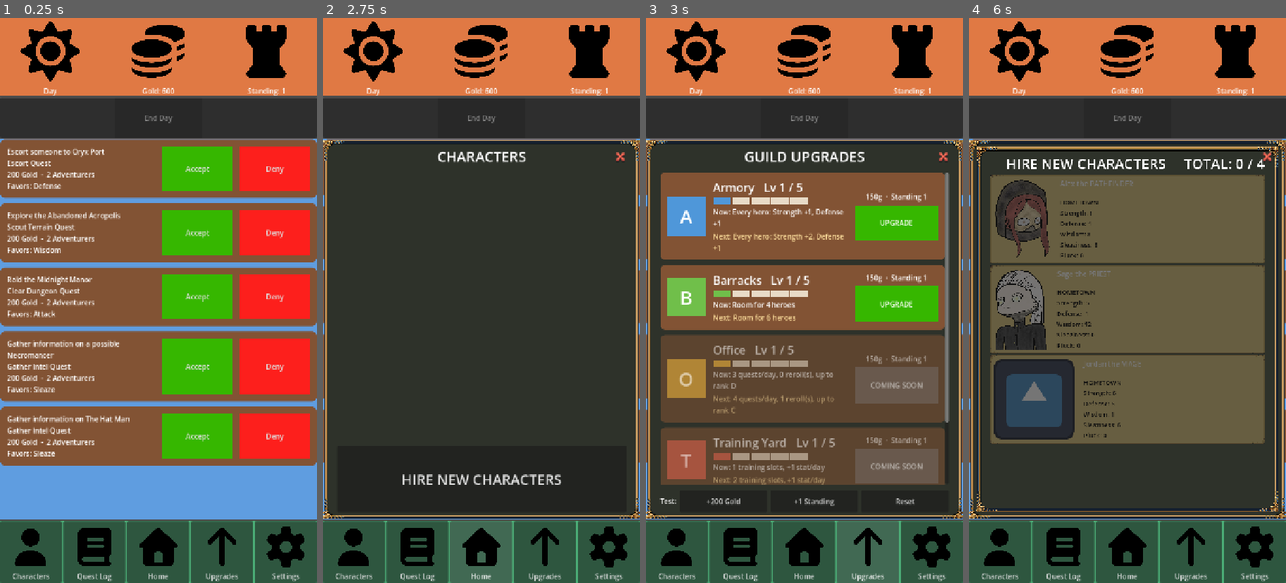
Above: before the commit, frames 1-4 (left to right).
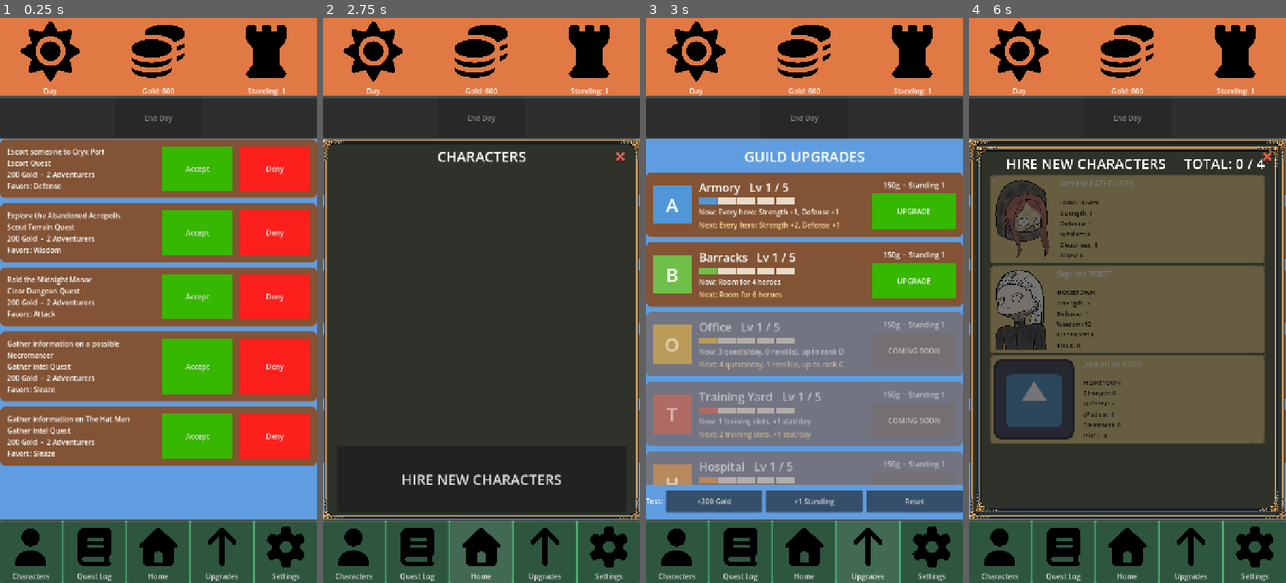
Above: after the commit, the same moments.

Repository: ActuallySanta/Fantasy-Guild-Manager
Game: Godot game, scene res://Scenes/UI/home_ui_prototype.tscn
Same seed, same stepped clock (60 frames per second), same inputs: the game is played once before the commit and once after it. The engine's default icon, where the game draws it, is replaced by a stand-in: a white triangle on a blue panel in a dark square.
Inputs:
- Up to frame 1 (0.25 s): no input
- Up to frame 2 (2.75 s): click "Characters" at 0.5 s; click "Quest Log" at 1.25 s; click "Home" at 2 s
- Up to frame 3 (3 s): click "Upgrades" at 2.75 s
- Up to frame 4 (6 s): click "Settings" at 3.5 s; click "Accept" at 4.25 s; click "Accept" at 5 s; click "HIRE NEW CHARACTERS" at 5.75 s

Frames 1-2 are identical in both runs. In frame 3, 54% of the frame differs, in the area x 0-100%, y 21-89%; in frame 4, nothing differs.

Commit message:
Upgrade Ui fixes

Diff:
--- a/Globals/guild_upgrades.gd
+++ b/Globals/guild_upgrades.gd
@@ -63,6 +63,7 @@
 var levels: Dictionary = {}
 
 var _page: Control
+var _hidden_content: Array[CanvasItem] = []
 var _gold_label: Label
 var _standing_label: Label
 var _last_character_count := -1
@@ -319,6 +320,7 @@
 	if _page == null or not is_instance_valid(_page):
 		_page = load(UPGRADES_PAGE_PATH).instantiate()
 		_get_page_host(from_button).add_child(_page)
+	_hide_other_content()
 	_page.move_to_front()
 	_page.show()
 
@@ -337,6 +339,27 @@
 func close_page() -> void:
 	if _page != null and is_instance_valid(_page):
 		_page.hide()
+	_restore_other_content()
+
+
+## The page has no background of its own (the Content panel's blue shows
+## through), so hide whatever else is showing in the panel while it's open
+## and bring it back when the page closes.
+func _hide_other_content() -> void:
+	var host := _page.get_parent()
+	if host == null or host == get_tree().current_scene:
+		return
+	for child in host.get_children():
+		if child != _page and child is CanvasItem and child.visible and not _hidden_content.has(child):
+			_hidden_content.append(child)
+			child.hide()
+
+
+func _restore_other_content() -> void:
+	for node in _hidden_content:
+		if is_instance_valid(node):
+			node.show()
+	_hidden_content.clear()
 
 
 func _update_top_bar() -> void:
--- a/Scenes/UI/Upgrades/upgrades_page.tscn
+++ b/Scenes/UI/Upgrades/upgrades_page.tscn
@@ -1,12 +1,6 @@
 [gd_scene format=3 uid="uid://d28mfgqtx1wvr"]
 
 [ext_resource type="Script" uid="uid://ceecbldjmp0is" path="res://Scripts/Upgrades/upgrades_page.gd" id="1_page"]
-[ext_resource type="Texture2D" uid="uid://do5kjvfstulyu" path="res://Sprites/32x32-Tilesheet.png" id="2_tiles"]
-[ext_resource type="PackedScene" uid="uid://kkjpbudn1ejv" path="res://Scenes/UI/Reusable Elements/close_button.tscn" id="3_close"]
-
-[sub_resource type="AtlasTexture" id="AtlasTexture_frame"]
-atlas = ExtResource("2_tiles")
-region = Rect2(0, 0, 96, 96)
 
 [sub_resource type="LabelSettings" id="LabelSettings_title"]
 font_size = 32
@@ -20,22 +14,6 @@
 grow_vertical = 2
 script = ExtResource("1_page")
 
-[node name="NinePatchRect" type="NinePatchRect" parent="." unique_id=1933832110]
-texture_filter = 1
-layout_mode = 1
-anchors_preset = 15
-anchor_right = 1.0
-anchor_bottom = 1.0
-grow_horizontal = 2
-grow_vertical = 2
-texture = SubResource("AtlasTexture_frame")
-patch_margin_left = 48
-patch_margin_top = 48
-patch_margin_right = 48
-patch_margin_bottom = 48
-axis_stretch_horizontal = 2
-axis_stretch_vertical = 2
-
 [node name="MarginContainer" type="MarginContainer" parent="." unique_id=1099283544]
 layout_mode = 1
 anchors_preset = 15
@@ -43,9 +21,9 @@
 anchor_bottom = 1.0
 grow_horizontal = 2
 grow_vertical = 2
-theme_override_constants/margin_left = 32
+theme_override_constants/margin_left = 0
 theme_override_constants/margin_top = 16
-theme_override_constants/margin_right = 32
+theme_override_constants/margin_right = 0
 theme_override_constants/margin_bottom = 16
 
 [node name="VBoxContainer" type="VBoxContainer" parent="MarginContainer" unique_id=1519689040]
@@ -62,6 +40,7 @@
 layout_mode = 2
 size_flags_vertical = 3
 horizontal_scroll_mode = 0
+vertical_scroll_mode = 3
 
 [node name="CardList" type="VBoxContainer" parent="MarginContainer/VBoxContainer/ScrollContainer" unique_id=1127361881]
 unique_name_in_owner = true
@@ -98,20 +77,3 @@
 layout_mode = 2
 size_flags_horizontal = 3
 text = "Reset"
-
-[node name="Close Button" parent="." unique_id=1018566276 instance=ExtResource("3_close")]
-layout_mode = 1
-anchors_preset = 1
-anchor_left = 1.0
-anchor_top = 0.0
-anchor_right = 1.0
-anchor_bottom = 0.0
-offset_left = -68.0
-offset_top = 16.0
-offset_right = -18.0
-offset_bottom = 66.0
-grow_horizontal = 0
-grow_vertical = 1
-pivot_offset = Vector2(25, 25)
-
-[connection signal="pressed" from="Close Button" to="." method="_on_close_button_pressed"]
--- a/Scripts/Upgrades/upgrades_page.gd
+++ b/Scripts/Upgrades/upgrades_page.gd
@@ -42,7 +42,3 @@
 	if visible:
 		GuildUpgrades.sync_characters()
 		refresh()
-
-
-func _on_close_button_pressed() -> void:
-	hide()
